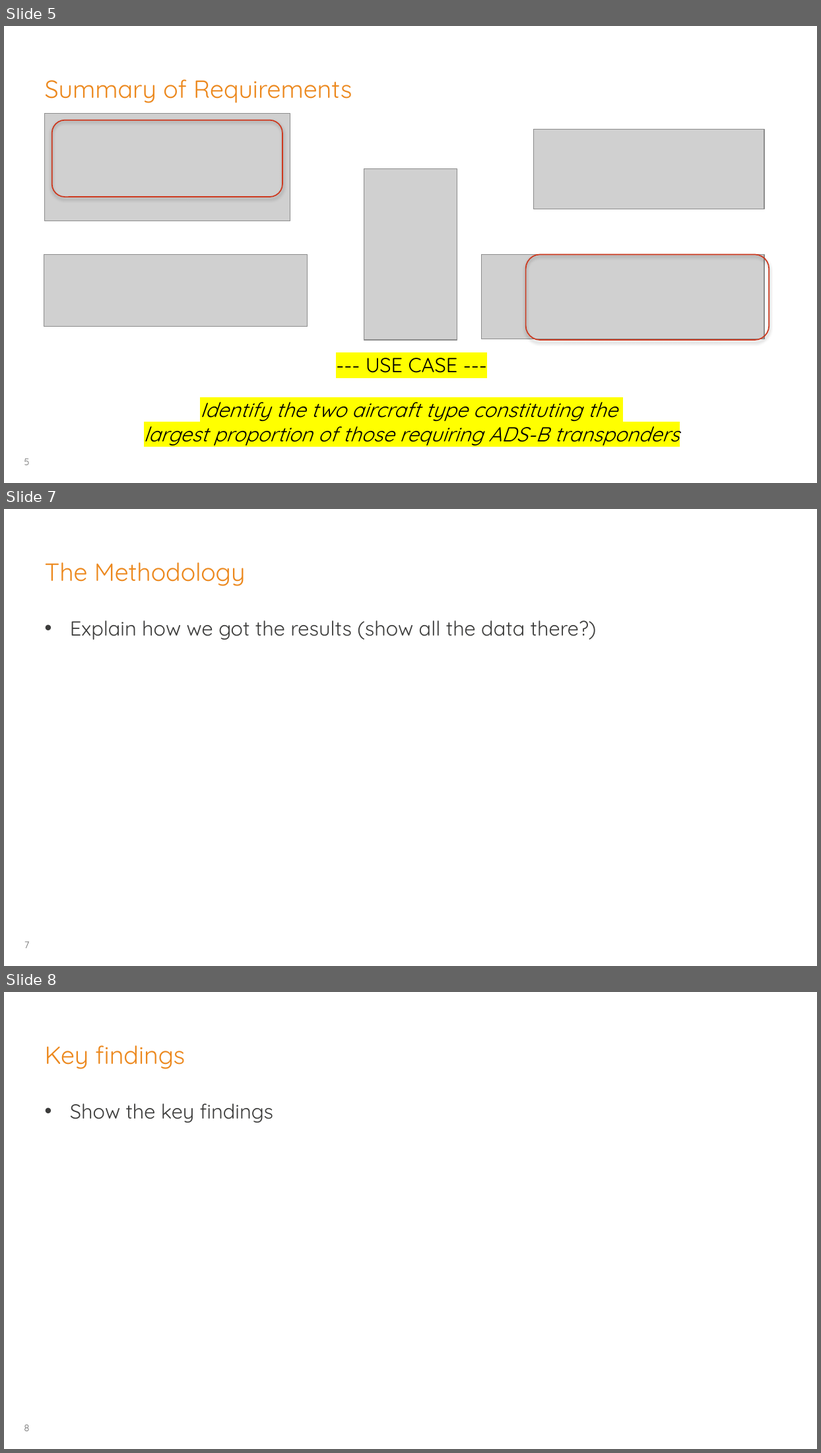
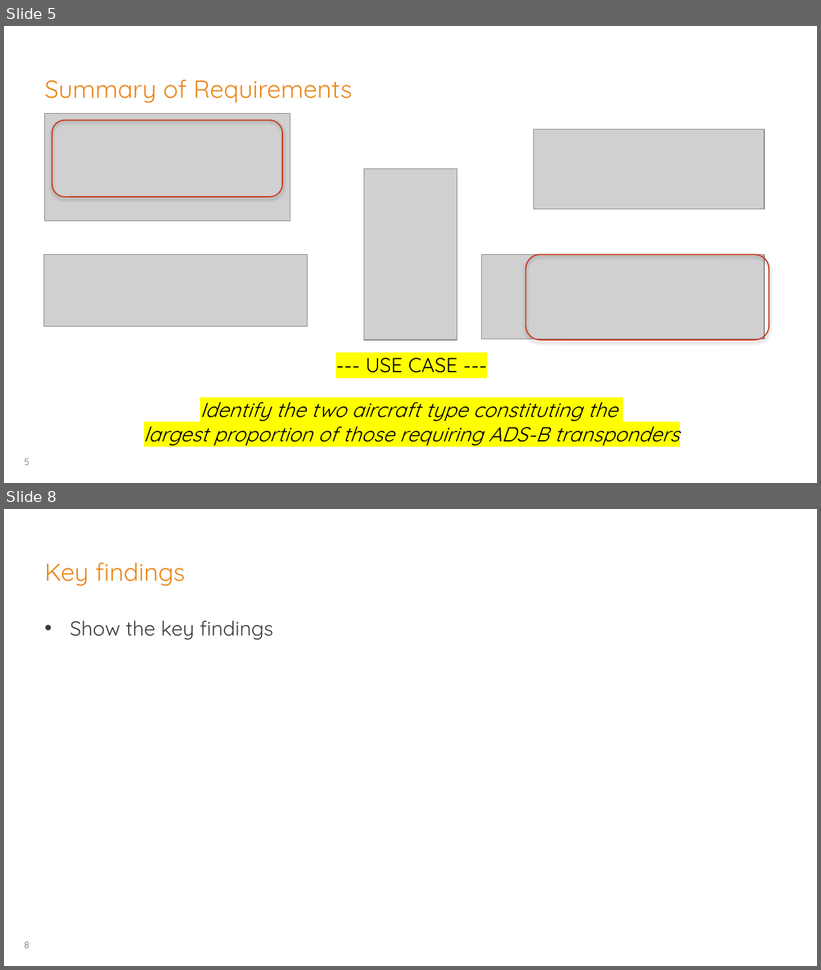
Before and after one commit to georgios-tsolakis-td/Bootcamp_Mar17_London, a slide deck: TeamMamoot/Skynet-Adsb-Market-DataAnalysis.pptx. Shown one above the other, each under a label of ours: slides 5, 7 and 8 before the commit, slides 5 and 8 after it; the slides between them are not shown. The pictures are 821x1453 and 821x970 pixels, drawn with LibreOffice and Linux fonts; fonts in the diff are those of the drawing; grey boxes stand for pictures; background and template pictures are left out. Boxes give left, top, right and bottom in pixels: in the first picture for what was removed or moved away, otherwise in the second. Text is boxed around its words. In the diff, an @@ line names an element or a change of style, - is before the commit and + after.

```diff
--- a/TeamMamoot/Skynet-Adsb-Market-DataAnalysis.pptx
+++ b/TeamMamoot/Skynet-Adsb-Market-DataAnalysis.pptx
@@ slide 7 removed at bbox=[4, 509, 817, 966], background #FFFFFF; not listed: 1 template element that a slide beside it also shows @@
@@ title removed at bbox=[45, 562, 246, 586] @@
-The Methodology
@@ text removed at bbox=[70, 621, 597, 640] @@
-• Explain how we got the results (show all the data there?)
```
Also in this commit, not shown: 5 slides changed, 1 slide added.
